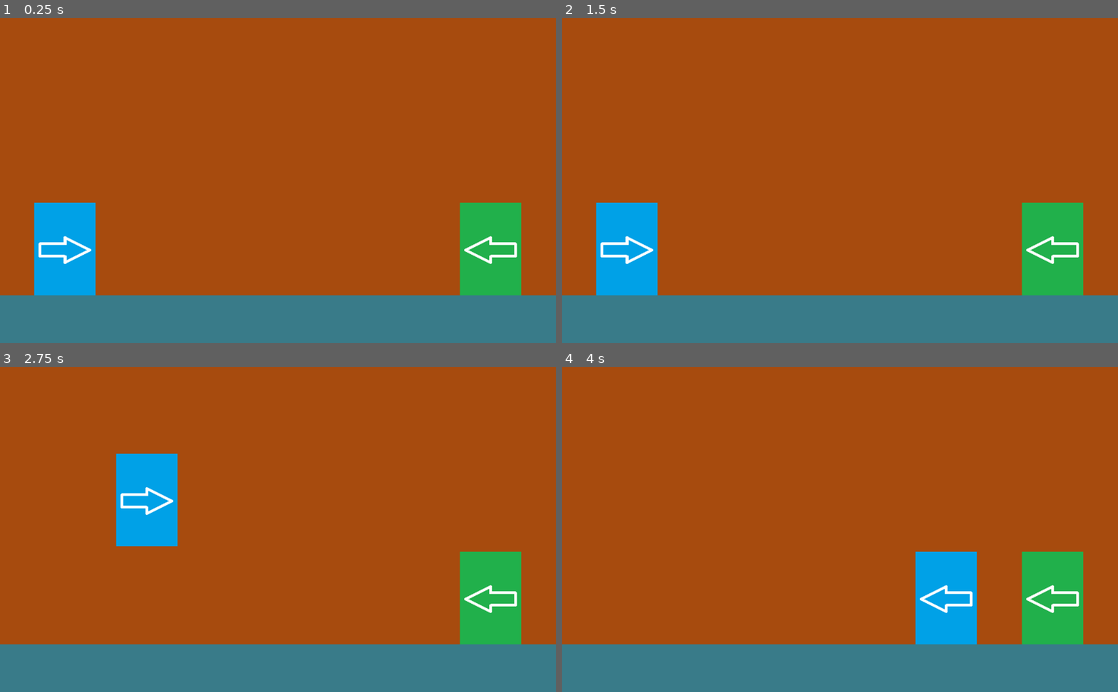
Above: before the commit, frames 1-4 (two rows, left to right).
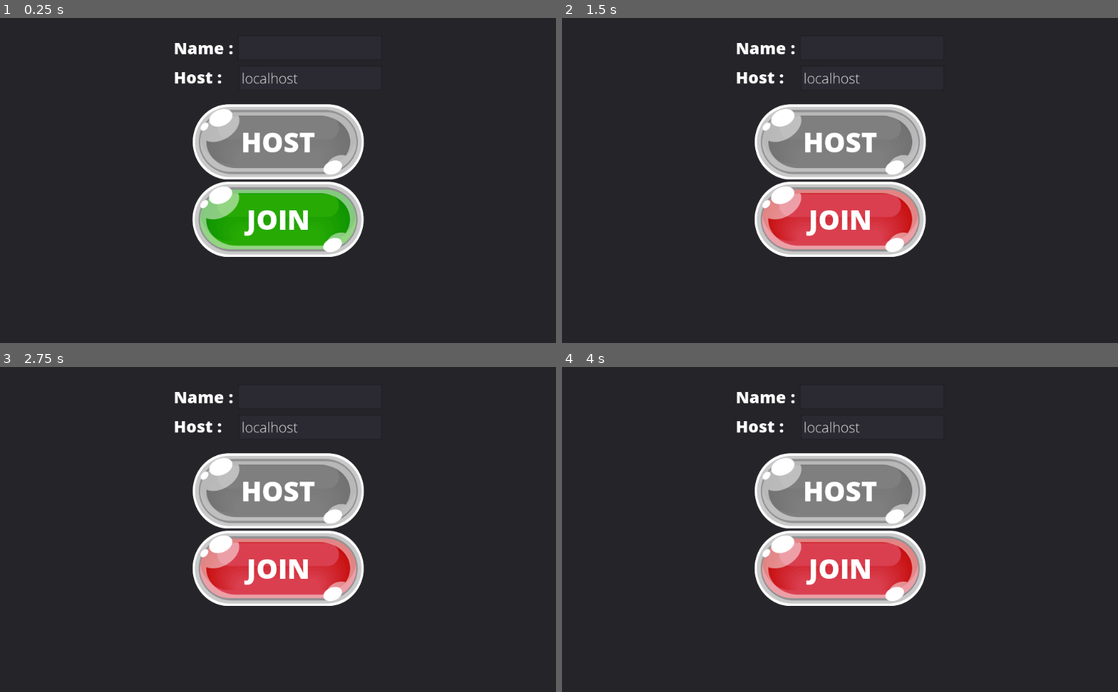
Above: after the commit, the same moments.

Repository: ChristianNomena/test_local_game_godot
Game: Godot game, scene res://scenes/Main.tscn
The game is run twice, just before and just after one commit, with the same random seed, the same clock (stepped at 60 frames per second) and the same inputs. Before the commit the project starts from res://scenes/Gameplay.tscn.
Inputs (mouse positions are in pixels of both pictures, inside the frame that each line leads up to):
- Up to frame 1 (0.25 s): no input
- Up to frame 2 (1.5 s): click (840, 141) at 0.5 s, where only the run after the commit has a clickable "HOST"; click (840, 219) at 1.25 s, where only the run after the commit has a clickable "JOIN"
- Up to frame 3 (2.75 s): hold D (player_right) from 2.03 s (still down); tap Z (player_jump) at 2.27 s
- Up to frame 4 (4 s): tap Z (player_jump) at 3.02 s; release D (player_right) at 3.53 s; hold Q (player_left) from 3.53 s (still down)

The runs differ from the first frame. In frame 1, 100% of the frame differs, in the area x 0-100%, y 0-100%; in frame 2, 100%; in frame 3, 100%; in frame 4, 100%.

Commit message:
menu

Diff:
--- a/project.godot
+++ b/project.godot
@@ -16,7 +16,7 @@
 [application]
 
 config/name="Test Local Game"
-run/main_scene="res://scenes/Gameplay.tscn"
+run/main_scene="res://scenes/Main.tscn"
 config/icon="res://icon.png"
 
 [input]
--- a/scenes/Main.tscn
+++ b/scenes/Main.tscn
@@ -1,8 +1,157 @@
-[gd_scene format=2]
+[gd_scene load_steps=14 format=2]
+
+[ext_resource path="res://assets/button1.png" type="Texture" id=1]
+[ext_resource path="res://assets/button3.png" type="Texture" id=2]
+[ext_resource path="res://assets/button4.png" type="Texture" id=3]
+[ext_resource path="res://fonts/OpenSans-ExtraBold.ttf" type="DynamicFontData" id=4]
+[ext_resource path="res://assets/button2.png" type="Texture" id=5]
+[ext_resource path="res://fonts/OpenSans-Light.ttf" type="DynamicFontData" id=6]
+[ext_resource path="res://scripts/Main.gd" type="Script" id=7]
+
+[sub_resource type="DynamicFont" id=1]
+size = 50
+font_data = ExtResource( 4 )
+
+[sub_resource type="DynamicFont" id=2]
+size = 50
+font_data = ExtResource( 4 )
+
+[sub_resource type="DynamicFont" id=4]
+size = 30
+font_data = ExtResource( 4 )
+
+[sub_resource type="DynamicFont" id=3]
+size = 26
+font_data = ExtResource( 6 )
+
+[sub_resource type="DynamicFont" id=5]
+size = 30
+font_data = ExtResource( 4 )
+
+[sub_resource type="DynamicFont" id=6]
+size = 26
+font_data = ExtResource( 6 )
 
 [node name="Main" type="Control"]
 anchor_right = 1.0
 anchor_bottom = 1.0
+script = ExtResource( 7 )
 __meta__ = {
 "_edit_use_anchors_": false
 }
+
+[node name="Panel" type="Panel" parent="."]
+anchor_left = 0.5
+anchor_top = 0.5
+anchor_right = 0.5
+anchor_bottom = 0.5
+margin_left = -512.0
+margin_top = -300.0
+margin_right = 512.0
+margin_bottom = 300.0
+__meta__ = {
+"_edit_use_anchors_": false
+}
+
+[node name="VBoxContainer" type="VBoxContainer" parent="Panel"]
+anchor_left = 0.5
+anchor_top = 0.5
+anchor_right = 0.5
+anchor_bottom = 0.5
+margin_left = -158.0
+margin_top = -141.0
+margin_right = 158.0
+margin_bottom = 141.0
+__meta__ = {
+"_edit_use_anchors_": false
+}
+
+[node name="HostButton" type="TextureButton" parent="Panel/VBoxContainer"]
+margin_right = 316.0
+margin_bottom = 139.0
+texture_normal = ExtResource( 3 )
+texture_pressed = ExtResource( 2 )
+texture_hover = ExtResource( 1 )
+
+[node name="Label" type="Label" parent="Panel/VBoxContainer/HostButton"]
+anchor_left = 0.5
+anchor_top = 0.5
+anchor_right = 0.5
+anchor_bottom = 0.5
+margin_left = -68.5
+margin_top = -34.5
+margin_right = 68.5
+margin_bottom = 34.5
+custom_fonts/font = SubResource( 1 )
+text = "HOST"
+align = 1
+__meta__ = {
+"_edit_use_anchors_": false
+}
+
+[node name="JoinButton" type="TextureButton" parent="Panel/VBoxContainer"]
+margin_top = 143.0
+margin_right = 316.0
+margin_bottom = 282.0
+texture_normal = ExtResource( 5 )
+texture_pressed = ExtResource( 2 )
+texture_hover = ExtResource( 1 )
+
+[node name="Label" type="Label" parent="Panel/VBoxContainer/JoinButton"]
+anchor_left = 0.5
+anchor_top = 0.5
+anchor_right = 0.5
+anchor_bottom = 0.5
+margin_left = -58.5
+margin_top = -34.5
+margin_right = 58.5
+margin_bottom = 34.5
+custom_fonts/font = SubResource( 2 )
+text = "JOIN"
+__meta__ = {
+"_edit_use_anchors_": false
+}
+
+[node name="LabelName" type="Label" parent="Panel"]
+margin_left = 320.0
+margin_top = 34.0
+margin_right = 430.0
+margin_bottom = 76.0
+custom_fonts/font = SubResource( 4 )
+text = "Name :"
+__meta__ = {
+"_edit_use_anchors_": false
+}
+
+[node name="LineEditName" type="LineEdit" parent="Panel"]
+margin_left = 438.0
+margin_top = 32.0
+margin_right = 704.0
+margin_bottom = 78.0
+custom_fonts/font = SubResource( 3 )
+text = "Player"
+__meta__ = {
+"_edit_use_anchors_": false
+}
+
+[node name="LabelHost" type="Label" parent="Panel"]
+anchor_left = 0.5
+anchor_right = 0.5
+margin_left = -192.0
+margin_top = 88.0
+margin_right = -103.0
+margin_bottom = 130.0
+custom_fonts/font = SubResource( 5 )
+text = "Host :"
+
+[node name="LineEditHost" type="LineEdit" parent="Panel"]
+anchor_left = 0.5
+anchor_right = 0.5
+margin_left = -72.0
+margin_top = 88.0
+margin_right = 192.0
+margin_bottom = 134.0
+custom_fonts/font = SubResource( 6 )
+text = "localhost"
+[connection signal="pressed" from="Panel/VBoxContainer/HostButton" to="." method="_on_HostButton_pressed"]
+[connection signal="pressed" from="Panel/VBoxContainer/JoinButton" to="." method="_on_JoinButton_pressed"]
--- /dev/null
+++ b/scripts/Main.gd
@@ -0,0 +1,56 @@
+extends Control
+
+
+const PROTO_NAME = "ludus"
+
+onready var _name = $Panel/LineEditName
+onready var _host = $Panel/LineEditHost
+
+
+# Called when the node enters the scene tree for the first time.
+func _ready():
+	get_tree().connect("network_peer_disconnected", self, "_peer_disconnected")
+	get_tree().connect("network_peer_connected", self, "_peer_connected")
+
+	if OS.has_environment("USERNAME"):
+		_name.text = OS.get_environment("USERNAME")
+	else:
+		var desktop_path = OS.get_system_dir(0).replace("\\", "/").split("/")
+		_name.text = desktop_path[desktop_path.size() - 2]
+
+func start_game():
+	print("game started")
+
+func stop_game():
+	print("game stopped")
+
+func _close_network():
+	if get_tree().is_connected("server_disconnected", self, "_close_network"):
+		get_tree().disconnect("server_disconnected", self, "_close_network")
+	if get_tree().is_connected("connection_failed", self, "_close_network"):
+		get_tree().disconnect("connection_failed", self, "_close_network")
+	if get_tree().is_connected("connected_to_server", self, "_connected"):
+		get_tree().disconnect("connected_to_server", self, "_connected")
+	stop_game()
+	get_tree().set_network_peer(null)
+
+
+# Called every frame. 'delta' is the elapsed time since the previous frame.
+#func _process(delta):
+#	pass
+
+
+func _on_HostButton_pressed():
+	var host = WebSocketServer.new()
+	host.listen(8080, PoolStringArray(["ludus"]), true)
+	get_tree().connect("server_disconnected", self, "_close_network")
+	get_tree().set_network_peer(host)
+	start_game()
+
+func _on_JoinButton_pressed():
+	var host = WebSocketClient.new()
+	host.connect_to_url("ws://" + _host.text + ":" + str(8080), PoolStringArray([PROTO_NAME]), true)
+	get_tree().connect("connection_failed", self, "_close_network")
+	get_tree().connect("connected_to_server", self, "_connected")
+	get_tree().set_network_peer(host)
+	start_game()
Binary file added: assets/button1.png
Not shown, added: assets/button1.png.import
Binary file added: assets/button2.png
Not shown, added: assets/button2.png.import
Binary file added: assets/button3.png
Not shown, added: assets/button3.png.import
Binary file added: assets/button4.png
Not shown, added: assets/button4.png.import
Binary file added: fonts/OpenSans-ExtraBold.ttf
Binary file added: fonts/OpenSans-Light.ttf
